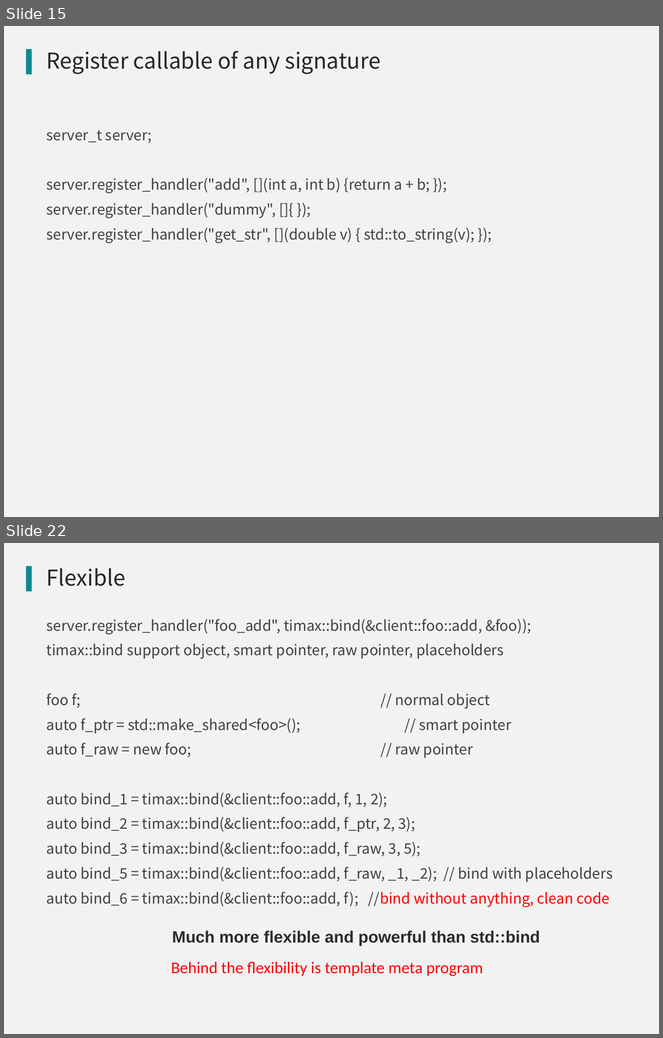
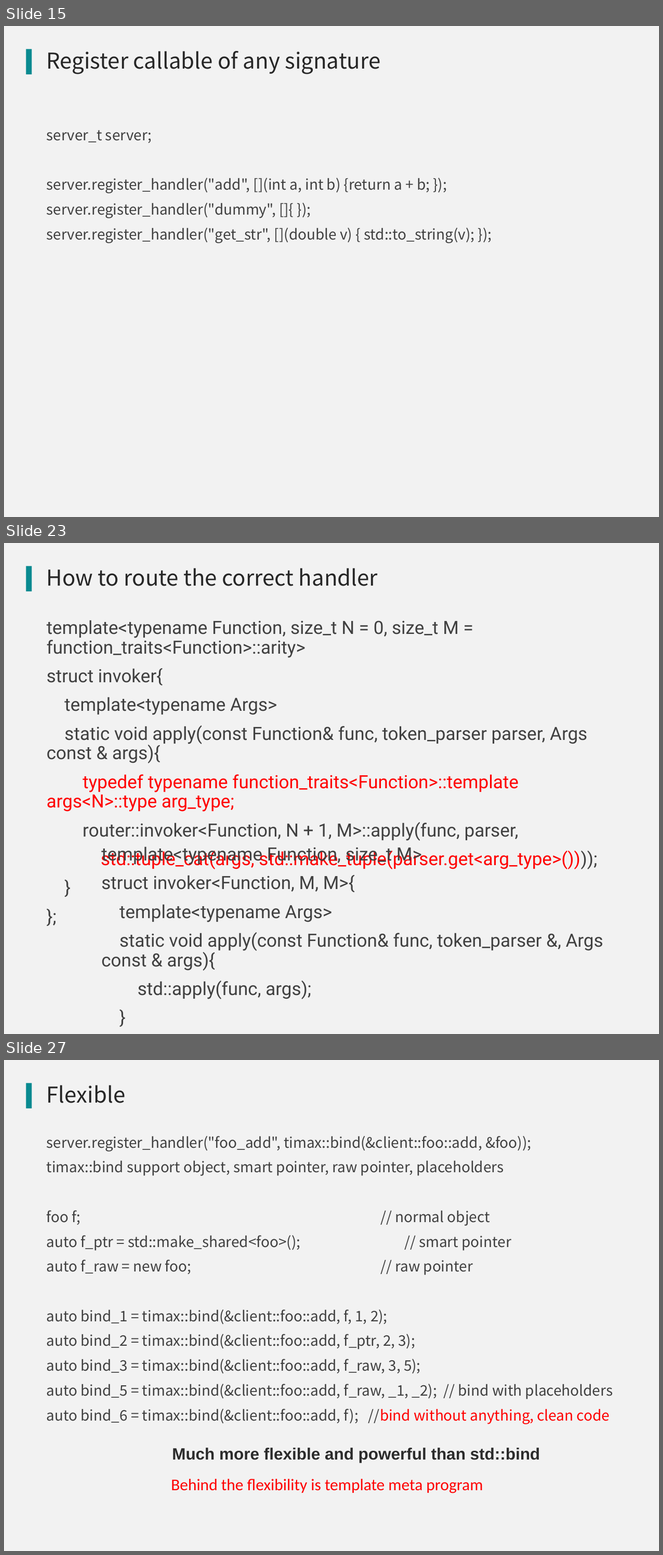
Before and after one commit to qicosmos/cppnow2017-ppt, a slide deck: An easy to use RPC framework implemented by c++11 and c++14.pptx. Shown one above the other, each under a label of ours: slides 15 and 22 before the commit, slides 15, 23 and 27 after it; the slides between them are not shown. The pictures are 663x1038 and 663x1555 pixels, drawn with LibreOffice and Linux fonts; fonts in the diff are those of the drawing; background and template pictures are left out. Boxes give left, top, right and bottom in pixels: in the first picture for what was removed or moved away, otherwise in the second. Text is boxed around its words. In the diff, an @@ line names an element or a change of style, - is before the commit and + after.

```diff
--- a/An easy to use RPC framework implemented by c++11 and c++14.pptx
+++ b/An easy to use RPC framework implemented by c++11 and c++14.pptx
@@ slide 23 added at box(4, 543, 659, 1034), background #F2F2F2; not listed: 1 template element that a slide beside it also shows @@
@@ title added at box(47, 568, 378, 586), 24 pt, text #262626 @@
+How to route the correct handler
@@ text added at box(47, 620, 597, 870), 20 pt, text #404040 @@
+template<typename Function, size_t N = 0, size_t M = function_traits<Function>::arity>
+struct invoker{
+template<typename Args>
+static void apply(const Function& func, token_parser parser, Args const & args){
+typedef typename function_traits<Function>::template args<N>::type arg_type;
+router::invoker<Function, N + 1, M>::apply(func, parser,
+std::tuple_cat(args, std::make_tuple(parser.get<arg_type>())));
+}
+};
@@ text added at box(101, 847, 604, 1000), 20 pt, text #404040 @@
+template<typename Function, size_t M>
+struct invoker<Function, M, M>{
+template<typename Args>
+static void apply(const Function& func, token_parser &, Args const & args){
+std::apply(func, args);
+}
+};
@@ what was slide 22 is now slide 27 @@
```
Also in this commit, not shown: 5 slides changed, 4 other slides added.
